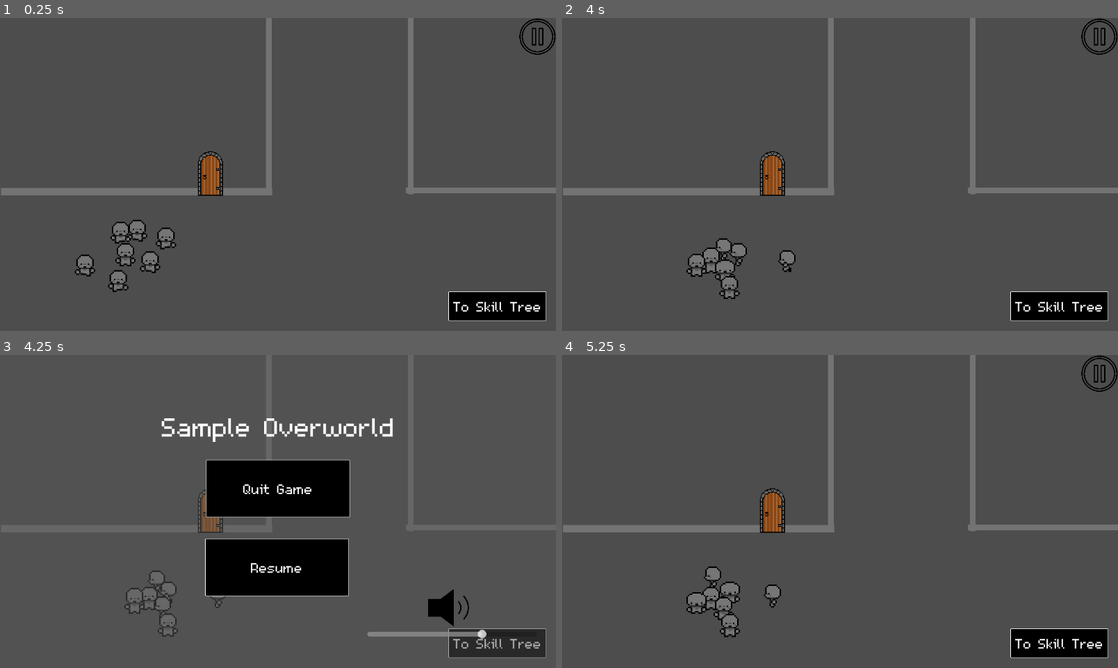
Above: before the commit, frames 1-4 (two rows, left to right).
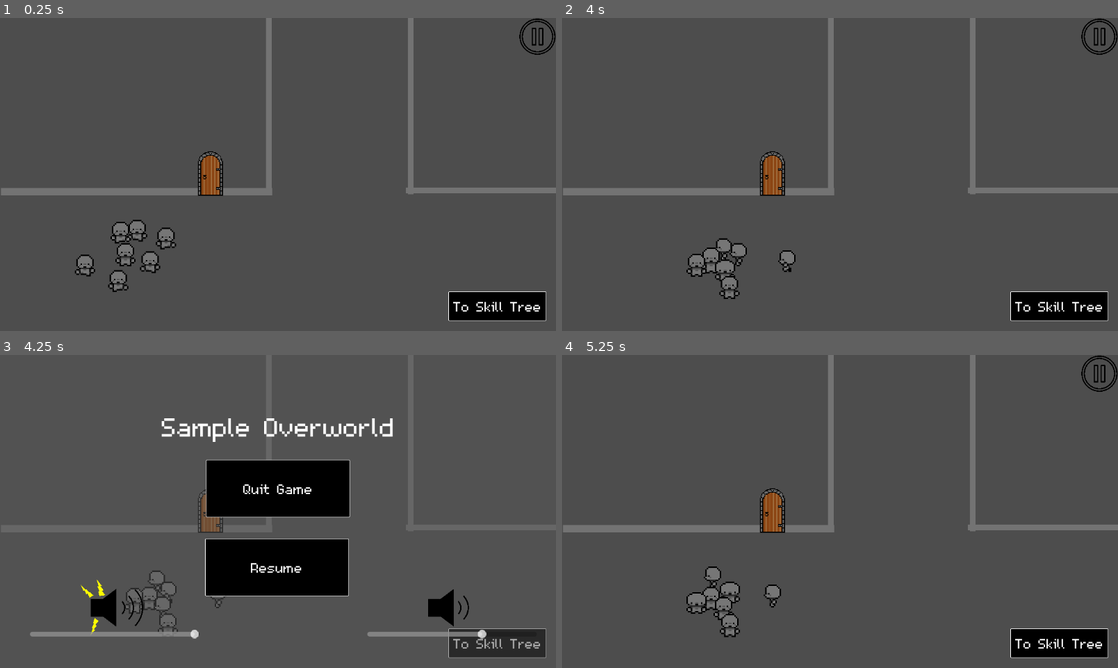
Above: after the commit, the same moments.

Repository: DubiousDuck/Manny-Takes-on-Upper-Management
Game: Godot game, scene res://overworld/sample_overworld.tscn
The game is run twice, just before and just after one commit, with the same random seed, the same clock (stepped at 60 frames per second) and the same inputs. The engine's default icon, where the game draws it, is replaced by a stand-in: a white triangle on a blue panel in a dark square.
Inputs (mouse positions are in pixels of both pictures, inside the frame that each line leads up to):
- Up to frame 1 (0.25 s): no input
- Up to frame 2 (4 s): tap Enter (ui_accept) at 0.5, 0.77, 1.52, 3.02, 3.77 s; move the mouse to (962, 158) at 0.52 s; hold Right (ui_right) 0.53-1.28 s; click (962, 158) at 0.6 s; move the mouse to (728, 190) at 1.27 s; hold Down (ui_down) 1.28-2.03 s; click (728, 190) at 1.35 s; move the mouse to (895, 105) at 2.02 s; hold Right (ui_right) 2.03-2.78 s; click (895, 105) at 2.1 s; move the mouse to (812, 237) at 2.77 s; hold Up (ui_up) 2.78-3.53 s; click (812, 237) at 2.85 s; move the mouse to (1006, 221) at 3.52 s; hold Left (ui_left) from 3.53 s (still down); click (1006, 221) at 3.6 s
- Up to frame 3 (4.25 s): keep holding Left (ui_left); tap Escape (ui_cancel) at 4.15 s
- Up to frame 4 (5.25 s): move the mouse to (673, 464) at 4.27 s; click (673, 464) at 4.35 s; tap Enter (ui_accept) at 4.52 s; release Left (ui_left) at 5 s; click "Resume" at 5 s

Frames 1-2 are identical in both runs. In frame 3, 1.0% of the frame differs, in the area x 5-36%, y 71-91%; in frame 4, nothing differs.

Commit message:
WASD added to ui_left, ui_right, etc

Diff:
--- a/Global/global.gd
+++ b/Global/global.gd
@@ -4,6 +4,8 @@
 
 # Overworld
 var _last_overworld: String = ""
+
+var brightness_val: float = 100.0
 
 func set_last_overworld(file_name: String):
 	#TODO: check if the file_name is a valid scene path
--- a/project.godot
+++ b/project.godot
@@ -37,6 +37,38 @@
 
 [input]
 
+ui_left={
+"deadzone": 0.5,
+"events": [Object(InputEventKey,"resource_local_to_scene":false,"resource_name":"","device":0,"window_id":0,"alt_pressed":false,"shift_pressed":false,"ctrl_pressed":false,"meta_pressed":false,"pressed":false,"keycode":4194319,"physical_keycode":0,"key_label":0,"unicode":0,"location":0,"echo":false,"script":null)
+, Object(InputEventJoypadButton,"resource_local_to_scene":false,"resource_name":"","device":0,"button_index":13,"pressure":0.0,"pressed":false,"script":null)
+, Object(InputEventJoypadMotion,"resource_local_to_scene":false,"resource_name":"","device":0,"axis":0,"axis_value":-1.0,"script":null)
+, Object(InputEventKey,"resource_local_to_scene":false,"resource_name":"","device":-1,"window_id":0,"alt_pressed":false,"shift_pressed":false,"ctrl_pressed":false,"meta_pressed":false,"pressed":false,"keycode":0,"physical_keycode":65,"key_label":0,"unicode":97,"location":0,"echo":false,"script":null)
+]
+}
+ui_right={
+"deadzone": 0.5,
+"events": [Object(InputEventKey,"resource_local_to_scene":false,"resource_name":"","device":0,"window_id":0,"alt_pressed":false,"shift_pressed":false,"ctrl_pressed":false,"meta_pressed":false,"pressed":false,"keycode":4194321,"physical_keycode":0,"key_label":0,"unicode":0,"location":0,"echo":false,"script":null)
+, Object(InputEventJoypadButton,"resource_local_to_scene":false,"resource_name":"","device":0,"button_index":14,"pressure":0.0,"pressed":false,"script":null)
+, Object(InputEventJoypadMotion,"resource_local_to_scene":false,"resource_name":"","device":0,"axis":0,"axis_value":1.0,"script":null)
+, Object(InputEventKey,"resource_local_to_scene":false,"resource_name":"","device":-1,"window_id":0,"alt_pressed":false,"shift_pressed":false,"ctrl_pressed":false,"meta_pressed":false,"pressed":false,"keycode":0,"physical_keycode":68,"key_label":0,"unicode":100,"location":0,"echo":false,"script":null)
+]
+}
+ui_up={
+"deadzone": 0.5,
+"events": [Object(InputEventKey,"resource_local_to_scene":false,"resource_name":"","device":0,"window_id":0,"alt_pressed":false,"shift_pressed":false,"ctrl_pressed":false,"meta_pressed":false,"pressed":false,"keycode":4194320,"physical_keycode":0,"key_label":0,"unicode":0,"location":0,"echo":false,"script":null)
+, Object(InputEventJoypadButton,"resource_local_to_scene":false,"resource_name":"","device":0,"button_index":11,"pressure":0.0,"pressed":false,"script":null)
+, Object(InputEventJoypadMotion,"resource_local_to_scene":false,"resource_name":"","device":0,"axis":1,"axis_value":-1.0,"script":null)
+, Object(InputEventKey,"resource_local_to_scene":false,"resource_name":"","device":-1,"window_id":0,"alt_pressed":false,"shift_pressed":false,"ctrl_pressed":false,"meta_pressed":false,"pressed":false,"keycode":0,"physical_keycode":87,"key_label":0,"unicode":119,"location":0,"echo":false,"script":null)
+]
+}
+ui_down={
+"deadzone": 0.5,
+"events": [Object(InputEventKey,"resource_local_to_scene":false,"resource_name":"","device":0,"window_id":0,"alt_pressed":false,"shift_pressed":false,"ctrl_pressed":false,"meta_pressed":false,"pressed":false,"keycode":4194322,"physical_keycode":0,"key_label":0,"unicode":0,"location":0,"echo":false,"script":null)
+, Object(InputEventJoypadButton,"resource_local_to_scene":false,"resource_name":"","device":0,"button_index":12,"pressure":0.0,"pressed":false,"script":null)
+, Object(InputEventJoypadMotion,"resource_local_to_scene":false,"resource_name":"","device":0,"axis":1,"axis_value":1.0,"script":null)
+, Object(InputEventKey,"resource_local_to_scene":false,"resource_name":"","device":-1,"window_id":0,"alt_pressed":false,"shift_pressed":false,"ctrl_pressed":false,"meta_pressed":false,"pressed":false,"keycode":0,"physical_keycode":83,"key_label":0,"unicode":115,"location":0,"echo":false,"script":null)
+]
+}
 LMB={
 "deadzone": 0.5,
 "events": [Object(InputEventMouseButton,"resource_local_to_scene":false,"resource_name":"","device":-1,"window_id":0,"a …(253 unchanged characters)…
--- /dev/null
+++ b/ui/brightness_slider.gd
@@ -0,0 +1,28 @@
+extends Control
+
+@onready var sun_image = $SunImage
+@onready var h_slider = $HSlider
+@onready var color_rect = $"../../ColorRect"
+
+func _ready():
+	setBrightness(Global.brightness_val)
+	h_slider.value = Global.brightness_val
+
+func _on_h_slider_value_changed(value):
+	setBrightness(value)
+
+func setBrightness(value):
+	color_rect.color.a = min(1.0 - (float(value) / 100.0),0.95)
+	print(max(float(value) / 100.0,0.5))
+	if value <= 0:
+		sun_image.texture = preload("res://ui/VolumeSprites/Splatcho Volume Slider (4).png")
+	elif value <= 25:
+		sun_image.texture = preload("res://ui/VolumeSprites/Splatcho Volume Slider (3).png")
+	elif value <= 50:
+		sun_image.texture = preload("res://ui/VolumeSprites/Splatcho Volume Slider (2).png")
+	elif value <= 75:
+		sun_image.texture = preload("res://ui/VolumeSprites/Splatcho Volume Slider (1).png")
+	elif value < 100:
+		sun_image.texture = preload("res://ui/VolumeSprites/Splatcho Volume Slider.png")
+	else:
+		sun_image.texture = preload("res://ui/VolumeSprites/Splatcho Volume Slider (6).png")
--- a/ui/pause_canvas_layer.gd
+++ b/ui/pause_canvas_layer.gd
@@ -6,11 +6,13 @@
 @onready var exit_level = $BattleMenuControl/HBoxContainer/ExitLevel
 @onready var restart_level = $BattleMenuControl/HBoxContainer/RestartLevel
 @onready var pause_button = $PauseButton
+@onready var brightness_slider = $BattleMenuControl/BrightnessSlider
 
 @export var isBattleScene: bool
 
 # Called when the node enters the scene tree for the first time.
 func _ready():
+	brightness_slider.setBrightness(Global.brightness_val)
 	updateLabelText()
 	if !isBattleScene:
 		exit_level.visible = false
--- a/ui/pause_canvas_layer.tscn
+++ b/ui/pause_canvas_layer.tscn
@@ -1,9 +1,10 @@
-[gd_scene load_steps=5 format=3 uid="uid://swx1ag0pr6hh"]
+[gd_scene load_steps=6 format=3 uid="uid://swx1ag0pr6hh"]
 
 [ext_resource type="Script" path="res://ui/pause_canvas_layer.gd" id="1_pg7py"]
 [ext_resource type="Script" path="res://ui/volume_slider.gd" id="2_k60nf"]
 [ext_resource type="Texture2D" uid="uid://cva3wsbyec1c2" path="res://ui/VolumeSprites/Splatcho Volume Slider (1).png" id="3_y3cgx"]
 [ext_resource type="Texture2D" uid="uid://c0d4uyifi4nqm" path="res://ui/pause_icon.png" id="4_77hvb"]
+[ext_resource type="Script" path="res://ui/brightness_slider.gd" id="4_kvqm7"]
 
 [node name="PauseCanvasLayer" type="CanvasLayer"]
 process_mode = 3
@@ -67,6 +68,29 @@
 offset_bottom = 584.0
 scale = Vector2(1.24538, 1.24538)
 
+[node name="BrightnessSlider" type="Control" parent="BattleMenuControl"]
+layout_mode = 1
+anchors_preset = 15
+anchor_right = 1.0
+anchor_bottom = 1.0
+grow_horizontal = 2
+grow_vertical = 2
+script = ExtResource("4_kvqm7")
+
+[node name="SunImage" type="Sprite2D" parent="BattleMenuControl/BrightnessSlider"]
+position = Vector2(249, 520)
+scale = Vector2(0.170892, 0.170892)
+texture = ExtResource("3_y3cgx")
+
+[node name="HSlider" type="HSlider" parent="BattleMenuControl/BrightnessSlider"]
+layout_mode = 0
+offset_left = 62.0
+offset_top = 568.0
+offset_right = 344.0
+offset_bottom = 584.0
+scale = Vector2(1.24538, 1.24538)
+value = 100.0
+
 [node name="HBoxContainer" type="HBoxContainer" parent="BattleMenuControl"]
 layout_mode = 1
 anchors_preset = 14
@@ -115,7 +139,15 @@
 scale = Vector2(0.150711, 0.150711)
 texture_normal = ExtResource("4_77hvb")
 
+[node name="ColorRect" type="ColorRect" parent="."]
+anchors_preset = -1
+anchor_right = 1.0
+anchor_bottom = 1.0
+mouse_filter = 2
+color = Color(0, 0, 0, 0)
+
 [connection signal="value_changed" from="BattleMenuControl/VolumeSlider/HSlider" to="BattleMenuControl/VolumeSlider" method="_on_h_slider_value_changed"]
+[connection signal="value_changed" from="BattleMenuControl/BrightnessSlider/HSlider" to="BattleMenuControl/BrightnessSlider" method="_on_h_slider_value_changed"]
 [connection signal="pressed" from="BattleMenuControl/HBoxContainer/RestartLevel" to="." method="_on_restart_level_pressed"]
 [connection signal="pressed" from="BattleMenuControl/HBoxContainer/ExitLevel" to="." method="_on_exit_level_pressed"]
 [connection signal="pressed" from="BattleMenuControl/HBoxContainer/QuitGame" to="." method="_on_quit_game_pressed"]
